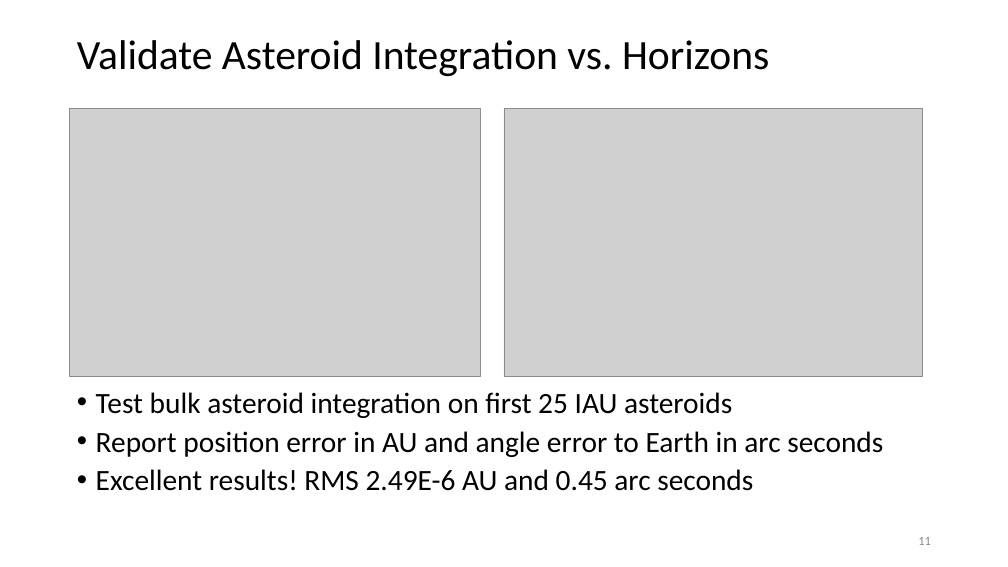
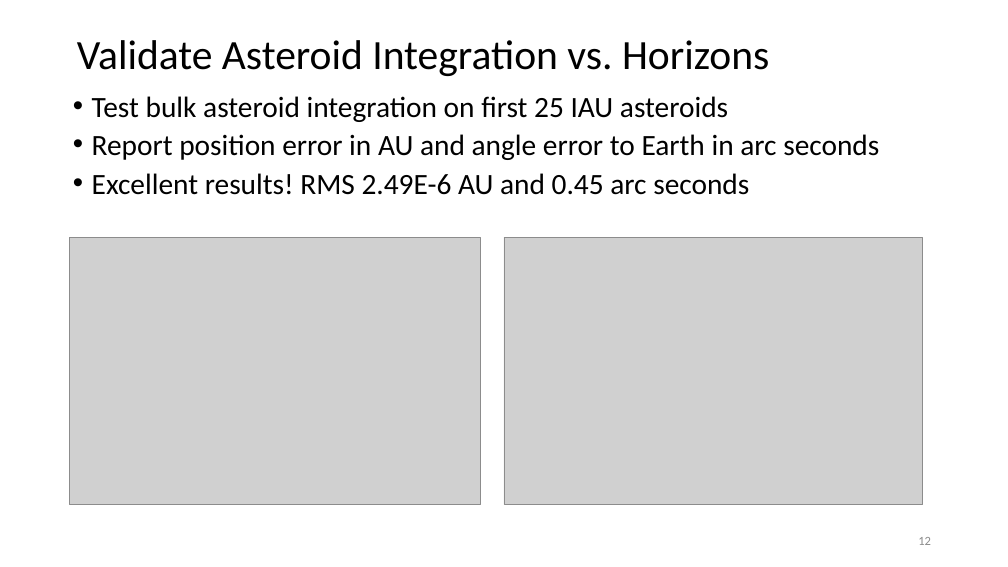
Before and after one commit to memanuel/kepler-sieve, a slide deck: slide 12 of thesis/kepler-sieve-slides.pptx (slide 11 before the commit). Drawn at 1008x567 pixels with LibreOffice and Linux fonts; fonts in the diff are those of the drawing; grey boxes stand for pictures. Boxes give left, top, right and bottom in pixels: in the first picture for what was removed or moved away, otherwise in the second. Text is boxed around its words. In the diff, an @@ line names an element or a change of style, - is before the commit and + after.

```diff
--- a/thesis/kepler-sieve-slides.pptx
+++ b/thesis/kepler-sieve-slides.pptx
@@ text "Test bulk asteroid integration on ...": place and size @@
-text "Test bulk asteroid integration on ..." at box(96, 392, 883, 491)
+text "Test bulk asteroid integration on ..." at box(92, 96, 879, 195)
@@ picture: place and size @@
-picture at box(70, 109, 481, 377)
+picture at box(70, 237, 481, 505)
@@ picture: place and size @@
-picture at box(504, 109, 923, 377)
+picture at box(504, 237, 923, 505)
```
Also in this commit, not shown: 20 other slides changed, 1 slide added, 1 other file.
